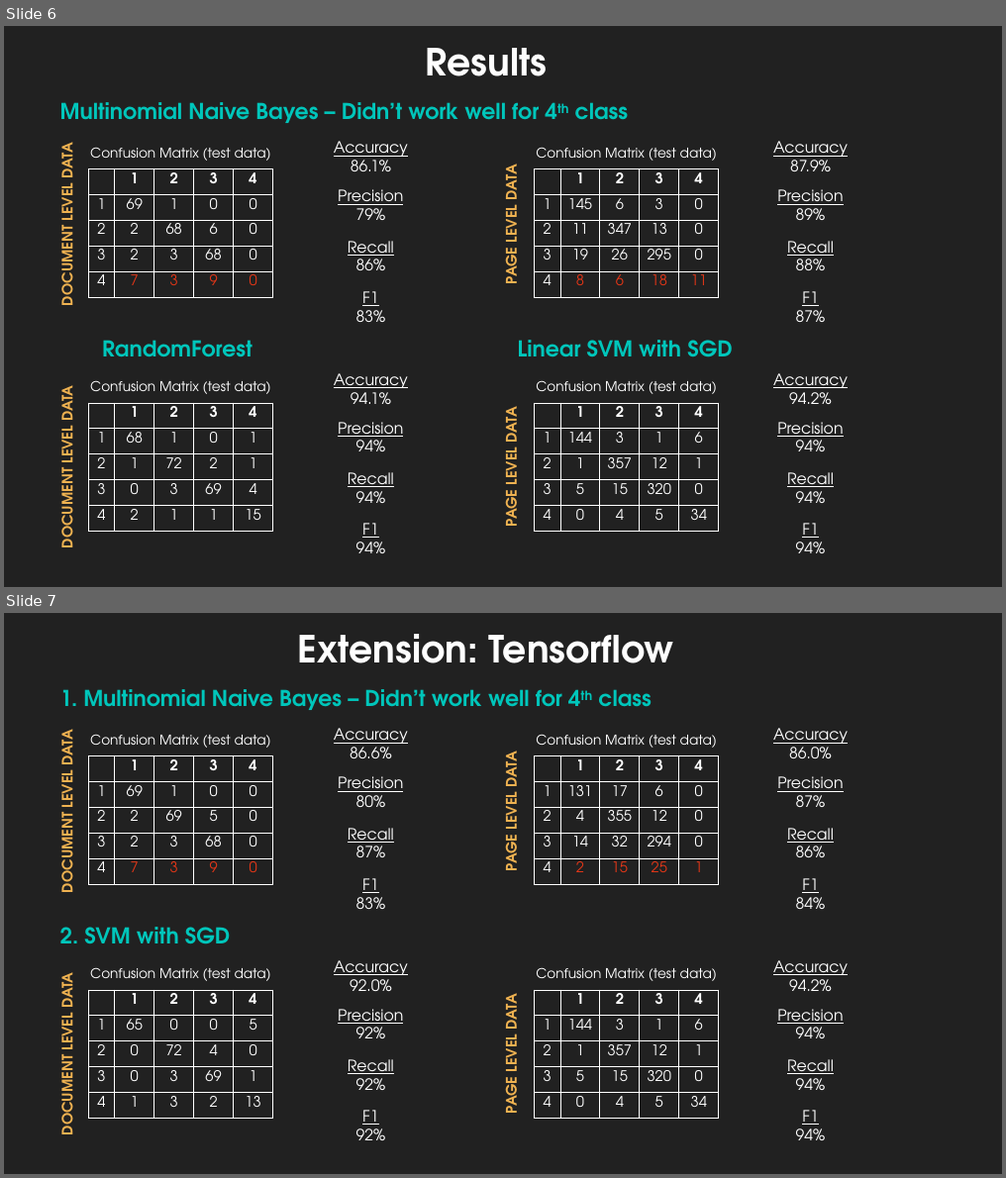
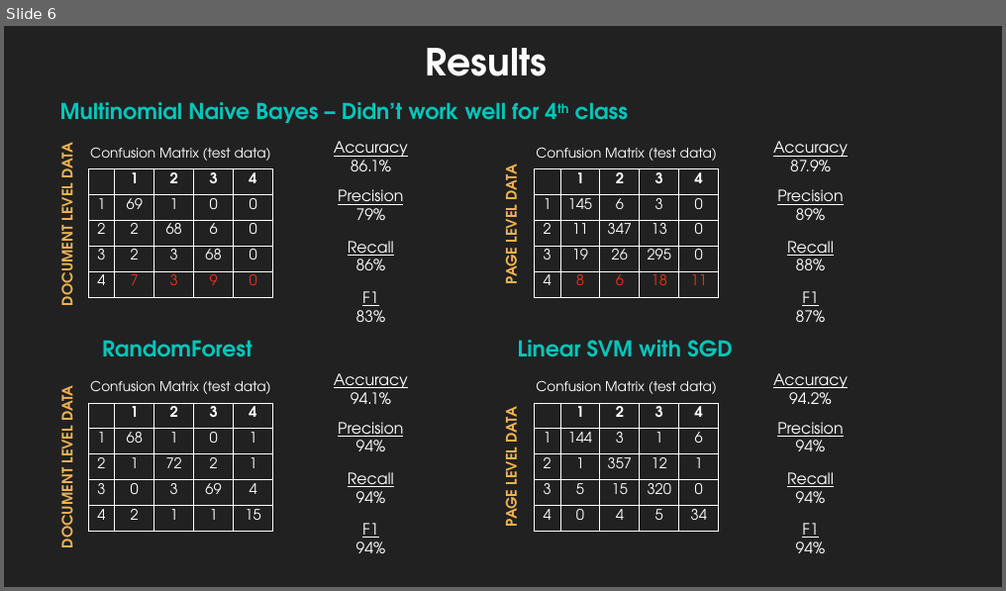
Before and after one commit to sierra073/DS-SF-31-sierra073, a slide deck: Final_Project/FP_3/Classifying Medical Documents.pptx. Shown one above the other, each under a label of ours: slides 6 and 7 before the commit, slide 6 after it. The pictures are 1006x1178 and 1006x591 pixels, drawn with LibreOffice and Linux fonts; fonts in the diff are those of the drawing. Boxes give left, top, right and bottom in pixels: in the first picture for what was removed or moved away, otherwise in the second. Text is boxed around its words. In the diff, an @@ line names an element or a change of style, - is before the commit and + after.

```diff
--- a/Final_Project/FP_3/Classifying Medical Documents.pptx
+++ b/Final_Project/FP_3/Classifying Medical Documents.pptx
@@ slide 7 removed at (4,613,1002,1174), background #212121 @@
@@ text removed at (298,634,674,663) @@
-Extension: Tensorflow
@@ text removed at (60,689,650,710) @@
-1. Multinomial Naive Bayes – Didn’t work well for 4th class
@@ text removed at (334,728,408,759) @@
-Accuracy
-86.6%
@@ text removed at (773,728,847,759) @@
-Accuracy
-86.0%
@@ text removed at (54,733,79,891) @@
-DOCUMENT LEVEL DATA
@@ table removed at (88,756,273,884), 5 rows, 5 columns @@
- | 1 | 2 | 3 | 4
-1 | 69 | 1 | 0 | 0
-2 | 2 | 69 | 5 | 0
-3 | 2 | 3 | 68 | 0
-4 | 7 | 3 | 9 | 0
@@ text removed at (90,734,271,748) @@
-Confusion Matrix (test data)
@@ text removed at (498,755,523,870) @@
-PAGE LEVEL DATA
@@ table removed at (534,756,719,884), 5 rows, 5 columns @@
- | 1 | 2 | 3 | 4
-1 | 131 | 17 | 6 | 0
-2 | 4 | 355 | 12 | 0
-3 | 14 | 32 | 294 | 0
-4 | 2 | 15 | 25 | 1
@@ text removed at (536,734,717,748) @@
-Confusion Matrix (test data)
@@ text removed at (338,776,403,807) @@
-Precision
-80%
@@ text removed at (777,776,843,807) @@
-Precision
-87%
@@ text removed at (348,828,394,858) @@
-Recall
-87%
@@ text removed at (787,828,834,858) @@
-Recall
-86%
@@ text removed at (356,878,386,909) @@
-F1
-83%
@@ text removed at (796,878,826,909) @@
-F1
-84%
@@ text removed at (60,927,230,945) @@
-2. SVM with SGD
@@ text removed at (90,967,271,981) @@
-Confusion Matrix (test data)
@@ text removed at (334,960,408,991) @@
-Accuracy
-92.0%
@@ text removed at (536,967,717,981) @@
-Confusion Matrix (test data)
@@ text removed at (773,960,847,991) @@
-Accuracy
-94.2%
@@ text removed at (54,975,79,1135) @@
-DOCUMENT LEVEL DATA
@@ table removed at (88,990,273,1118), 5 rows, 5 columns @@
- | 1 | 2 | 3 | 4
-1 | 65 | 0 | 0 | 5
-2 | 0 | 72 | 4 | 0
-3 | 0 | 3 | 69 | 1
-4 | 1 | 3 | 2 | 13
@@ text removed at (498,997,523,1113) @@
-PAGE LEVEL DATA
@@ table removed at (534,990,719,1118), 5 rows, 5 columns @@
- | 1 | 2 | 3 | 4
-1 | 144 | 3 | 1 | 6
-2 | 1 | 357 | 12 | 1
-3 | 5 | 15 | 320 | 0
-4 | 0 | 4 | 5 | 34
@@ text removed at (338,1009,403,1039) @@
-Precision
-92%
@@ text removed at (777,1009,843,1039) @@
-Precision
-94%
@@ text removed at (348,1059,394,1090) @@
-Recall
-92%
@@ text removed at (787,1059,834,1090) @@
-Recall
-94%
@@ text removed at (356,1110,386,1141) @@
-F1
-92%
@@ text removed at (796,1110,826,1141) @@
-F1
-94%
```
Also in this commit, not shown: 3 slides changed, 2 slides added.
